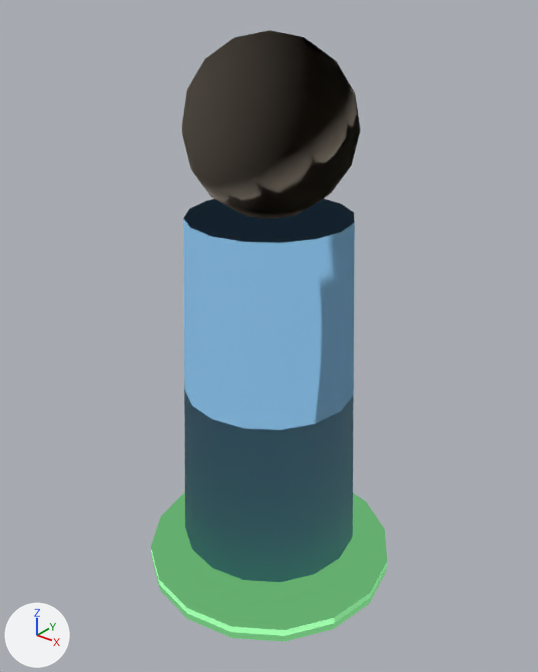
Before and after pictures for a commit that changed the glTF model apps/flutter3d_editor/assets/templates/shooter/model.player_spawn.glb.
Rendered twice from a 50 mm lens placed at (1.054, -1.32, 1.505), pointed at (0.002, -0.005, 0.69). Every picture has the same lights, and +X, +Y and +Z are marked at lower left. The picture after the commit comes second.

Objects in the first picture: 'player_spawn'.
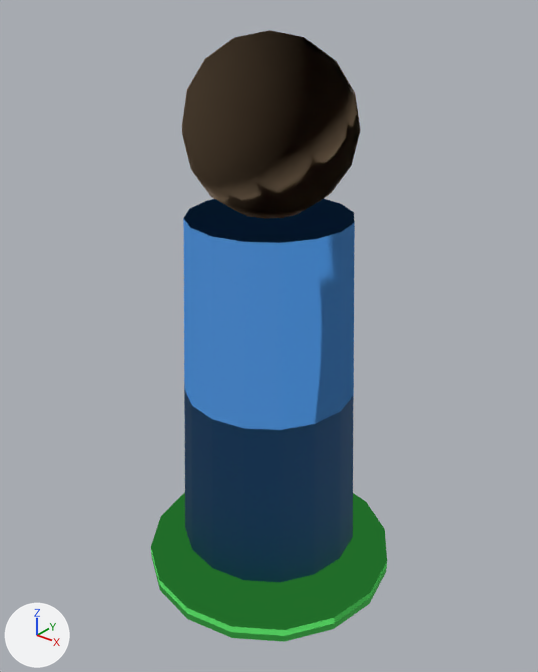
Boxes [x1, y1, x2, y2] around the edits, measured in the pictures (538 x 672 px):
'player_spawn', recoloured (darker)
    both: [151, 30, 387, 642]

The change, as a list of edits to the scene's bpy script:
```text
Change mat_material_0:
    mat_material_0.emission_color: (0.12, 0.4, 0.15) -> (0.0134, 0.133, 0.0195)  # green #61aa6c -> dark green #1f6626
Change mat_material_1:
    mat_material_1.base_color: (0.25, 0.55, 0.85) -> (0.0508, 0.263, 0.692)  # blue #89c4ed -> blue #408cd9
```
